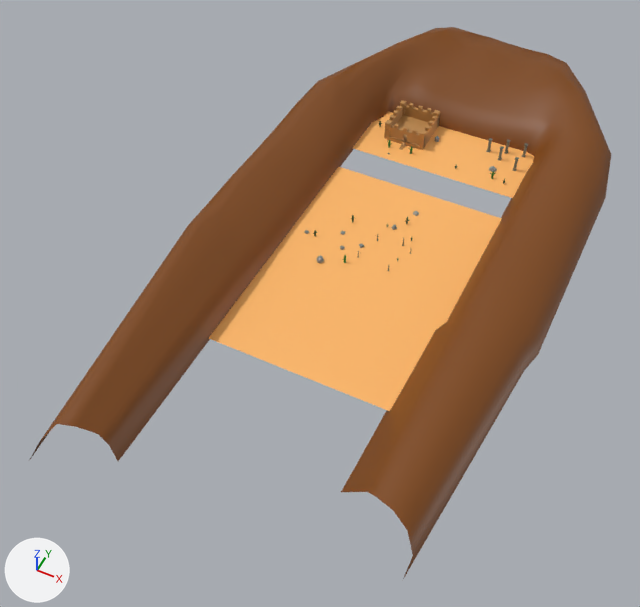
What one commit did to the glTF model assets/maps/EvrmDesert.glb.
Camera for both pictures: a 50 mm camera at (57.7, -152.0, 160.5) aimed at (-9.7, -17.2, -7.9). Every picture has the same lights, and +X, +Y and +Z are marked at lower left. The first picture is the older version. Where no turn or scale is listed for an object, it has been applied to the vertices. Vertices at exactly the same position are counted once.

Names of what the first picture shows: 'Conyon', 'FlatRock.001', 'Ground', 'Pillar.005', 'SandCastle' and 5 more.
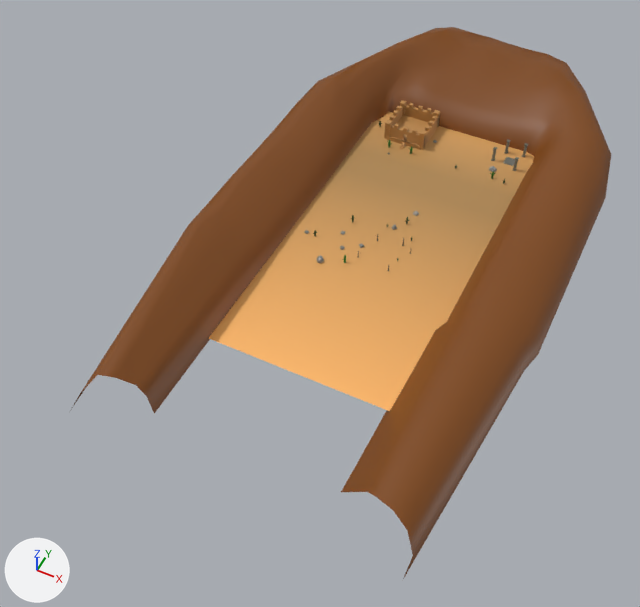
Not visible in the pictures: 'Rock2.003'.

Patch to the scene script:
```diff
--- a/assets/maps/EvrmDesert.glb.py
+++ b/assets/maps/EvrmDesert.glb.py
@@ me_plane @@
 # used by ob_ground; location = (0.0, 0.0, 0.0)
 # verts and faces of me_plane; kept vertices keep their numbers, new ones are numbered from 8
 # before: 2 (-25.0, 24.9, 0.1) at pixel (338, 166), 3 (25.0, 24.9, 0.1), 4 (-25.0, 34.0, 0.1) at pixel (352, 148), 5 (25.0, 34.0, 0.1)
-me_plane.from_pydata(...)  # 8 vertices, 4 faces; spans x -25.0..25.0, y -45.1..84.0, z 0.1
+me_plane.from_pydata(...)  # 8 vertices, 6 faces; spans x -25.0..25.0, y -45.1..84.0, z 0.1
+# me_plane part 1
+faces += [(3, 5, 4), (2, 3, 4)]
+# me_plane part 2: 4 kept faces spanning x -25.0..25.0, y -45.1..84.0, z 0.1 get new vertex colours; the middle colour goes from orange #ffb867 to orange #dca25d
 me_plane.materials.append(mat_mtr)
@@ me_conyon_006 @@
 # used by ob_conyon; location = (-1.4, -41.3, 0.0)
 # before: 183 (-26.0, -41.0, 9.0) at pixel (97, 434), 184 (-29.0, -43.0, 11.0) at pixel (76, 426), 185 (-32.0, -45.0, 13.0) at pixel (56, 423), 186 (-35.0, -49.0, 10.0) at pixel (38, 443), 187 (-40.0, -49.0, -1.0)
 # before: 194 (-24.0, -41.0, 6.0) at pixel (109, 444), 195 (-24.0, -40.0, -1.0) at pixel (117, 461)
-me_conyon_006.from_pydata(...)  # 196 vertices, 324 faces; spans x -46.0..47.0, y -49.0..142.0, z -1.0..14.0
+me_conyon_006.from_pydata(...)  # 196 vertices, 324 faces; spans x -46.0..47.0, y -39.0..142.0, z -1.0..14.0
+# me_conyon_006 part 3
+for i in [*range(183, 188), 194, 195]: me_conyon_006.vertices[i].co += Vector((0.0, 14.0, 0.0))
 me_conyon_006.materials.append(mat_mtr)
@@ me_cube_005 @@
+me_cube_005.from_pydata(...)  # a box spanning x -1.46..1.46, y -1.55..1.55, z -0.08..0.08; a box spanning x -1.46..-1.02, y 1.09..1.55, z 0.08..0.11; a box spanning x 1.02..1.46, y 1.09..1.55, z 0.08..0.11; a box spanning x 1.02..1.46, y -1.55..-1.09, z 0.08..0.11; a box spanning x -1.46..-1.02, y -1.55..-1.09, z 0.08..0.11
+me_cube_005.materials.append(mat_mtr)
@@ ob_flatrock_001 @@
-ob_flatrock_001 = bpy.data.objects.new('FlatRock.001', me_cube_004)
-ob_flatrock_001.location = (-4.5, 48.0, 0.6)
@@ ob_pillar_005 @@
-ob_pillar_005 = bpy.data.objects.new('Pillar.005', me_cube_012)
-ob_pillar_005.location = (14.5, 48.2, 0.0)
@@ ob_platform @@
+ob_platform = bpy.data.objects.new('Platform', me_cube_005)
+ob_platform.location = (17.4, 48.5, 0.1)
@@ ob_rock2_003 @@
+ob_rock2_003 = bpy.data.objects.new('Rock2.003', me_sphere_002.copy())  # the mesh of ob_rock2_001
+ob_rock2_003.location = (-4.8, 47.2, 0.2)
```

Where the change shows, as pixel boxes (x1, y1, x2, y2) in the pictures (640 x 607 px; the box of a moved part takes in the faces that stretch with it):
'Conyon', reshaped (7% narrower)
    before: (30, 27, 611, 579)
    after: (70, 27, 611, 579)
'Platform', added
    after: (503, 157, 515, 166)
'Pillar.005', deleted
    before: (498, 146, 504, 161)
'FlatRock.001', deleted
    before: (435, 136, 439, 142)
part 1 of me_plane, added
    after: (339, 148, 512, 218)
part 2 of me_plane, recoloured
    both: (217, 111, 534, 370)
part 3 of me_conyon_006, moved or reshaped
    before: (30, 224, 256, 461)
    after: (70, 224, 256, 413)
